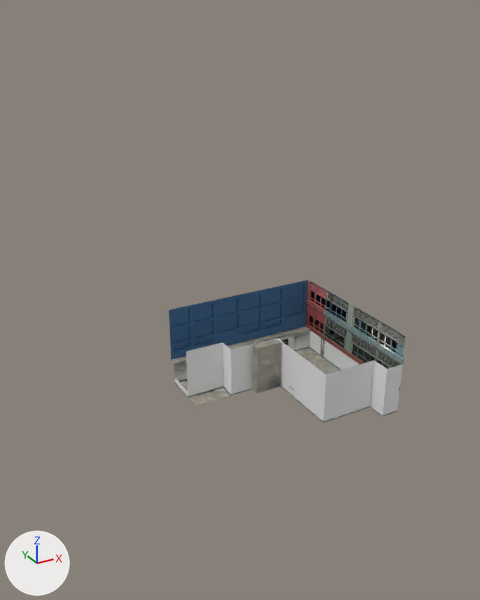
An edit to the FBX model sdsim/Assets/Scenes/robocars_standard_track/DIYRobocars Standard Track.fbx, drawn before and after from the same camera.
Camera for both pictures: a 50 mm camera at (-59.9, -71.8, 57.7) aimed at (-18.1, 4.2, 19.7). Lighting does not change. The marker at lower left points along +X, +Y and +Z. Where no turn or scale is listed for an object, it has been applied to the vertices. Vertices at the same position are counted once.

The first picture shows 'Ground', 'Wall'.
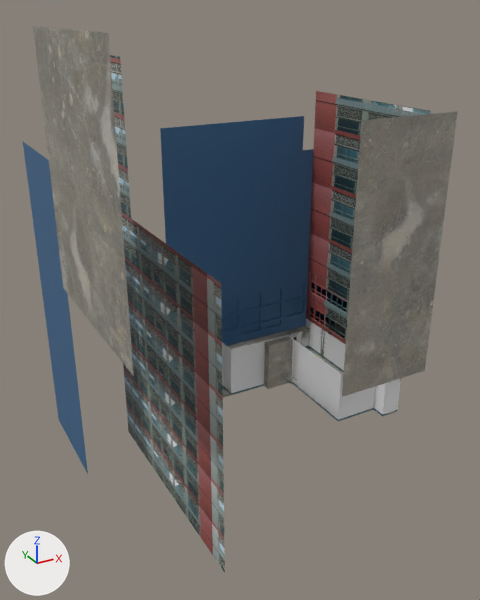
Changed parts and their boxes (x1, y1, x2, y2) in the pictures (480 x 600 px; the box of a moved part takes in the faces that stretch with it):
'BackgroundWall', added
    after: (23, 26, 458, 572)
    faces in mat_ground: (33, 26, 458, 397)
    faces in mat_sideredwall: (110, 55, 431, 572)
    faces in mat_sidebluewall (blue #38648e): (23, 116, 314, 474)
'Wall', reshaped
    before: (169, 280, 406, 423)
    after: (221, 271, 401, 421)
part 1 of me_plane_001, moved or reshaped
    before: (172, 280, 406, 423)
    after: (222, 271, 401, 421)
part 2 of me_plane_001, surface changed
    before: (175, 291, 397, 397)
    after: (222, 282, 347, 395)

What the commit changed:
me_plane_001 is used by ob_wall; location (0.0, 0.0, 0.0).
me_plane_001 had 1180 vertices, 1074 faces and spanned x -22.7..4.5, y -6.2..20.0, z 0.0..13.0.
me_plane_001 now has 1095 vertices, 951 faces and spans x -22.7..4.8, y -6.2..20.0, z 0.0..14.8.
me_plane_001 part 1: 423 vertices moved from x -22.7..4.4, y -6.2..19.7, z 0.0..13.0 to x -22.7..4.4, y -6.2..19.7, z 0.0..13.2; 478 vertices removed from x -22.7..4.5, y -6.2..19.7, z 0.0..13.0; 393 vertices added at x -22.7..4.8, y -6.2..19.7, z 0.0..14.8.
me_plane_001 part 2: 335 kept faces spanning x -22.7..4.4, y -4.5..18.7, z 0.0..13.2 get new texture (UV) coordinates.
me_plane_001 no longer uses material mat_glass (dark grey #4c4c4c).
me_plane_001 no longer uses material mat_window_frame (picture img_sidewindow_jpg).
Mesh me_plane_008_1 is new.
It has 32 vertices, 10 faces and spans x -41.3..7.6, y -16.0..27.7, z -6.9..55.9.
Faces by material slot: [2, 4, 4].
It uses material mat_ground.
It uses material mat_sidebluewall (blue #38648e).
It uses material mat_sideredwall.
Object 'BackgroundWall' (ob_backgroundwall) is new; it shows me_plane_008_1.
Its location is (0.0, 0.0, 0.0).
